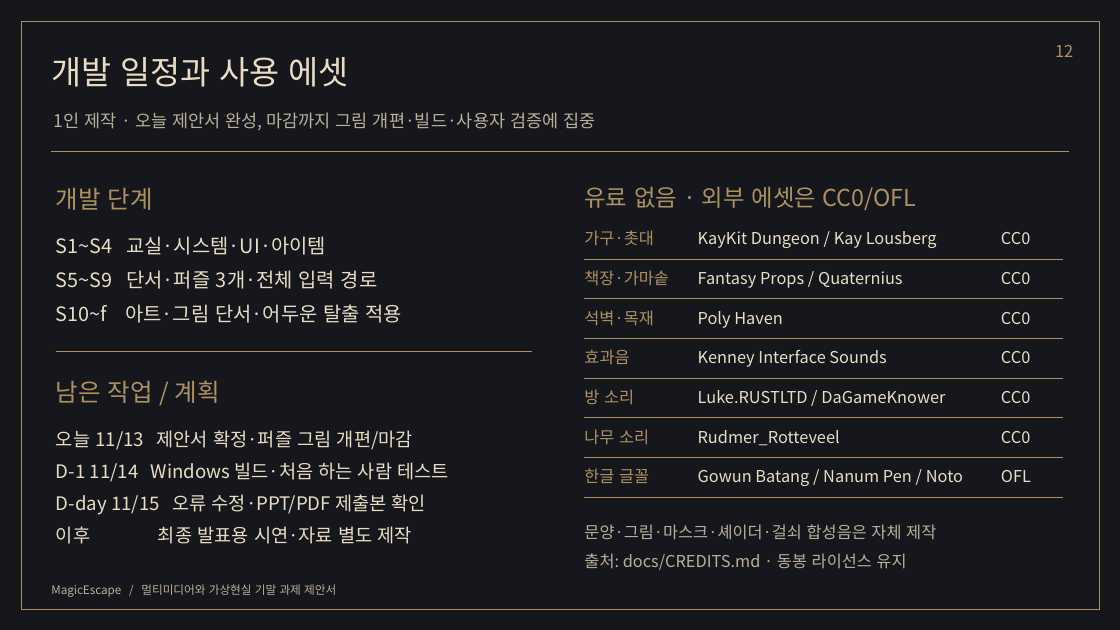
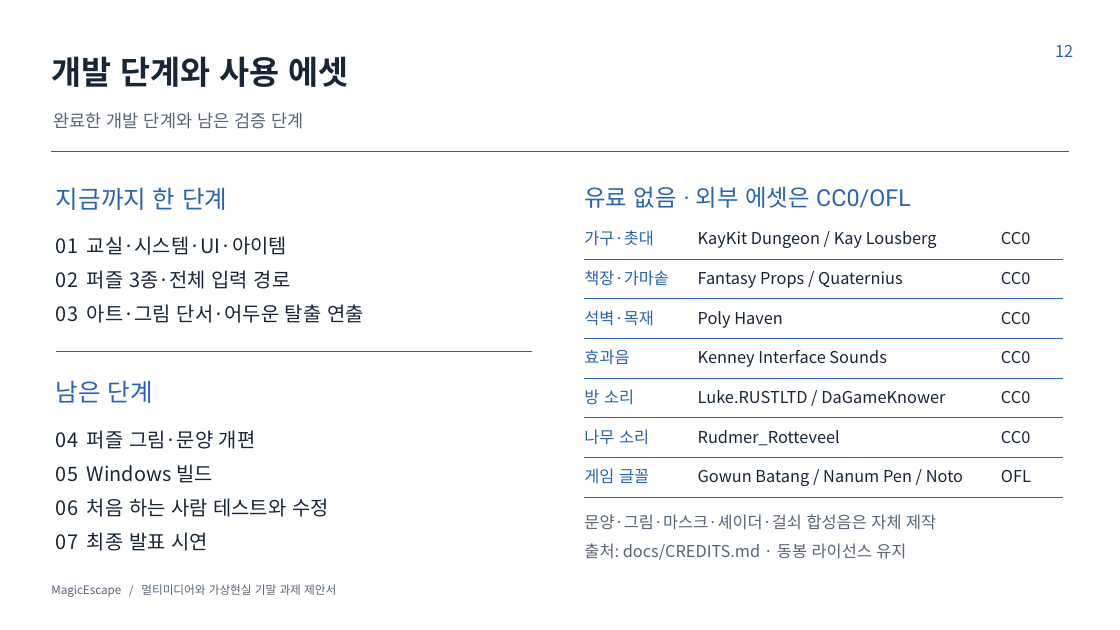
Before and after one commit to NoNamad5196/MagicEscape, a slide deck: slide 12 of presentation/proposal/MagicEscape_제안서.pptx. Drawn at 1120x630 pixels with LibreOffice and Linux fonts; fonts in the diff are those of the drawing. Boxes give left, top, right and bottom in pixels: in the first picture for what was removed or moved away, otherwise in the second. Text is boxed around its words. In the diff, an @@ line names an element or a change of style, - is before the commit and + after.

```diff
--- a/presentation/proposal/MagicEscape_제안서.pptx
+++ b/presentation/proposal/MagicEscape_제안서.pptx
@@ background #15171D to #FFFFFF @@
@@ rectangle removed at (x1=21, y1=21, x2=1099, y2=609) @@
@@ text at (x1=51, y1=56, x2=349, y2=87): text changed; font Noto Sans CJK KR to Roboto; text colour #E8DDC4 to #182638; bold on @@
-개발 일정과 사용 에셋
+개발 단계와 사용 에셋
@@ text at (x1=54, y1=112, x2=303, y2=129): text changed; text colour #BAAF99 to #586576 @@
-1인 제작 · 오늘 제안서 완성, 마감까지 그림 개편·빌드·사용자 검증에 집중
+완료한 개발 단계와 남은 검증 단계
@@ line (51, 152) - (1069, 152): stroke #AE9160 0.6 pt to #2864B4 0.6 pt @@
@@ text "유료 없음 · 외부 에셋은 ..." at (x1=584, y1=186, x2=911, y2=208): font Noto Sans CJK KR to Roboto, text colour #AE9160 to #2864B4 @@
@@ text at (x1=56, y1=187, x2=227, y2=210): text changed; font Noto Sans CJK KR to Roboto; text colour #AE9160 to #2864B4 @@
-개발 단계
+지금까지 한 단계
@@ text at (x1=56, y1=236, x2=364, y2=323): text changed; text colour #E8DDC4 to #182638 @@
-S1~S4 교실·시스템·UI·아이템
-S5~S9 단서·퍼즐 3개·전체 입력 경로
-S10~f 아트·그림 단서·어두운 탈출 적용
+01 교실·시스템·UI·아이템
+02 퍼즐 3종·전체 입력 경로
+03 아트·그림 단서·어두운 탈출 연출
@@ line (585, 259) - (1063, 259): stroke #AE9160 0.4 pt to #2864B4 0.4 pt @@
@@ line (585, 299) - (1063, 299): stroke #AE9160 0.4 pt to #2864B4 0.4 pt @@
@@ line (56, 351) - (532, 351): stroke #AE9160 0.7 pt to #2864B4 0.7 pt @@
@@ line (585, 339) - (1063, 339): stroke #AE9160 0.4 pt to #2864B4 0.4 pt @@
@@ text at (x1=56, y1=380, x2=153, y2=403): text changed; font Noto Sans CJK KR to Roboto; text colour #AE9160 to #2864B4 @@
-남은 작업 / 계획
+남은 단계
@@ line (585, 378) - (1063, 378): stroke #AE9160 0.4 pt to #2864B4 0.4 pt @@
@@ line (585, 418) - (1063, 418): stroke #AE9160 0.4 pt to #2864B4 0.4 pt @@
@@ text at (x1=56, y1=430, x2=329, y2=551): text changed; size 16 to 17 pt; text colour #E8DDC4 to #182638 @@
-오늘 11/13 제안서 확정·퍼즐 그림 개편/마감
-D-1 11/14 Windows 빌드·처음 하는 사람 테스트
-D-day 11/15 오류 수정·PPT/PDF 제출본 확인
-이후 최종 발표용 시연·자료 별도 제작
+04 퍼즐 그림·문양 개편
+05 Windows 빌드
+06 처음 하는 사람 테스트와 수정
+07 최종 발표 시연
@@ text colour #AE9160 to #2864B4 in 7 elements at (x1=1055, y1=45, x2=1073, y2=57), (x1=584, y1=230, x2=653, y2=246), (x1=584, y1=270, x2=668, y2=286), (x1=584, y1=310, x2=653, y2=326), (x1=584, y1=349, x2=629, y2=365), (x1=584, y1=389, x2=634, y2=405), (x1=584, y1=429, x2=649, y2=445) @@
@@ text at (x1=584, y1=468, x2=649, y2=484): text changed; text colour #AE9160 to #2864B4 @@
-한글 글꼴
+게임 글꼴
@@ line (585, 457) - (1063, 457): stroke #AE9160 0.4 pt to #2864B4 0.4 pt @@
@@ text colour #E8DDC4 to #182638 in 14 elements at (x1=698, y1=231, x2=937, y2=248), (x1=1001, y1=232, x2=1030, y2=244), (x1=698, y1=271, x2=903, y2=288), (x1=1001, y1=272, x2=1030, y2=284), (x1=698, y1=311, x2=783, y2=328), (x1=1001, y1=312, x2=1030, y2=324), (x1=698, y1=350, x2=886, y2=367), (x1=1001, y1=351, x2=1030, y2=363), (x1=698, y1=390, x2=945, y2=403), (x1=1001, y1=391, x2=1030, y2=403), (x1=698, y1=430, x2=840, y2=446), (x1=1001, y1=431, x2=1030, y2=443), (x1=698, y1=470, x2=963, y2=486), (x1=1001, y1=470, x2=1031, y2=482) @@
@@ text "문양·그림·마스크·셰이더·걸쇠 합성음은 자체 제작" at (x1=584, y1=514, x2=936, y2=560): text colour #BAAF99 to #586576 @@
@@ text "문양·그림·마스크·셰이더·걸쇠 합성음은 자체 제작" moved from (x1=584, y1=524, x2=936, y2=570) to (x1=584, y1=514, x2=936, y2=560) @@
@@ line (585, 497) - (1063, 497): stroke #AE9160 0.4 pt to #2864B4 0.4 pt @@
@@ text "MagicEscape / 멀티미디어와 가상현실 기말 ..." at (x1=51, y1=584, x2=336, y2=597): text colour #BAAF99 to #586576 @@
```
Also in this commit, not shown: 10 other slides changed, 1 slide added, 1 slide removed, 18 other files.
